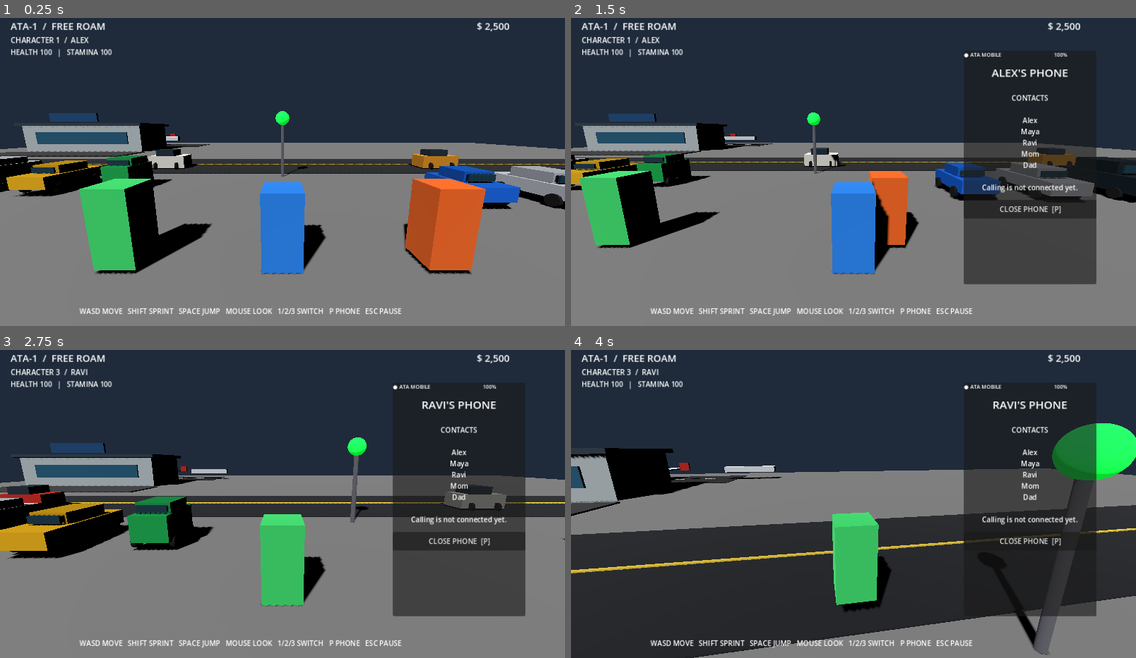
Above: before the commit, frames 1-4 (two rows, left to right).
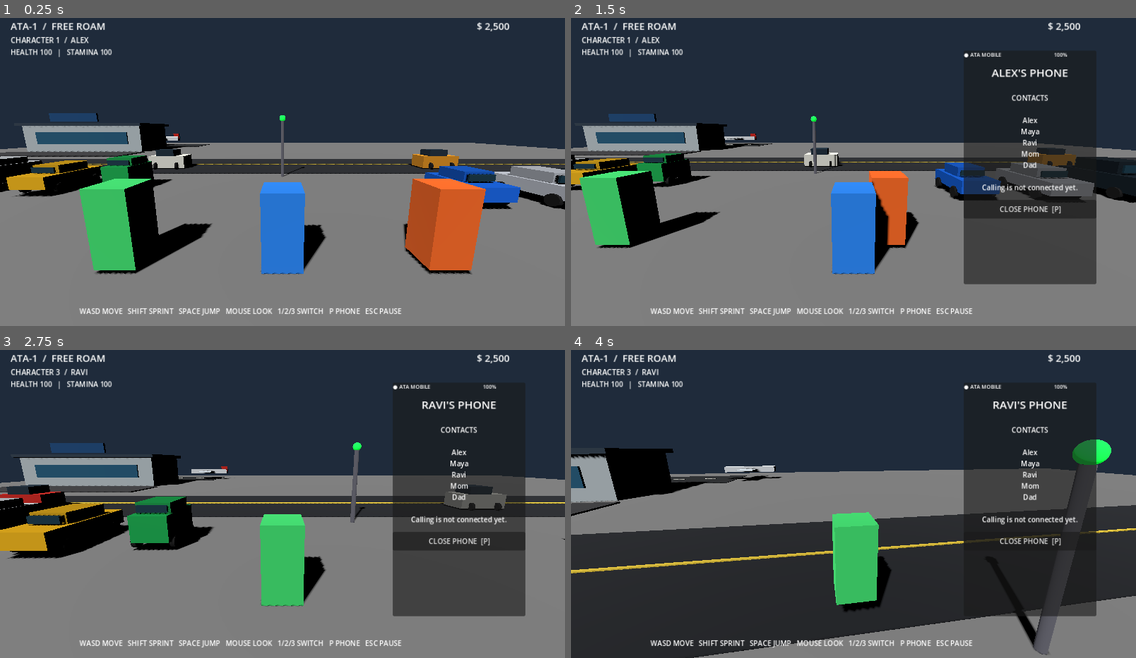
Above: after the commit, the same moments.

Repository: anirudhadebbarma031214-commits/ATA-1
Game: Godot game, scene res://scenes/main.tscn
Two runs of this game, one before a commit and one after it. Both use one fixed random seed, a clock stepped at 60 frames per second and the inputs below.
Inputs (mouse positions are in pixels of both pictures, inside the frame that each line leads up to):
- Up to frame 1 (0.25 s): no input
- Up to frame 2 (1.5 s): tap Enter at 0.5 s; move the mouse to (977, 150) at 0.52 s; hold D 0.53-1.28 s; tap P at 0.6 s; click (977, 150) at 0.67 s; tap Space at 0.77 s; move the mouse to (740, 184) at 1.27 s; hold S from 1.28 s (still down); tap 1 at 1.35 s
- Up to frame 3 (2.75 s): tap Space at 1.52 s; move the mouse to (293, 494) at 2.02 s; release S at 2.03 s; hold W from 2.03 s (still down); tap 3 at 2.1 s
- Up to frame 4 (4 s): keep holding W; move the mouse to (847, 504) at 2.77 s; tap 0 at 2.85 s; tap Space at 3.02, 3.77 s; move the mouse to (893, 504) at 3.52 s; hold Shift from 3.53 s (still down)

The runs differ from the first frame. In frame 1, 0.1% of the frame differs, in the area x 29-55%, y 30-49%; in frame 2, 0.1%; in frame 3, 0.2%; in frame 4, 1.9%, in the area x 17-100%, y 23-43%.

Commit message:
Improve vehicle controls and animate full aircraft and train placeholders

Diff:
--- a/scripts/transport_gameplay.gd
+++ b/scripts/transport_gameplay.gd
@@ -8,8 +8,10 @@
 var drive_speed := 0.0
 var steering := 0.0
 var traffic_lights: Array[Dictionary] = []
-var flight_plane: Node3D
-var train: Node3D
+var flight_parts: Array[Node3D] = []
+var train_parts: Array[Node3D] = []
+var flight_start_x: float = -17.0
+var train_start_x: float = -15.0
 var signal_timer := 0.0
 var signal_green := true
 var notice_label: Label
@@ -33,14 +35,14 @@
 		_update_signal_lights()
 	if driving:
 		_drive_update(delta)
-	if flight_plane:
-		flight_plane.position.x += delta * 3.0
-		if flight_plane.position.x > 17.0:
-			flight_plane.position.x = -17.0
-	if train:
-		train.position.x += delta * 1.6
-		if train.position.x > 15.0:
-			train.position.x = -15.0
+	for part in flight_parts:
+		part.position.x += delta * 3.0
+		if part.position.x > 17.0:
+			part.position.x = -17.0
+	for part in train_parts:
+		part.position.x += delta * 1.6
+		if part.position.x > 15.0:
+			part.position.x = -15.0
 
 func _unhandled_input(event: InputEvent) -> void:
 	if event is InputEventKey and event.pressed and not event.echo and event.keycode == KEY_E:
@@ -90,12 +92,12 @@
 	if not active_vehicle or not player:
 		driving = false
 		return
-	var forward_input := Input.get_action_strength("move_forward") - Input.get_action_strength("move_backward")
+	var forward_input := 0.0
 	if Input.is_key_pressed(KEY_W) or Input.is_key_pressed(KEY_UP):
 		forward_input = 1.0
 	elif Input.is_key_pressed(KEY_S) or Input.is_key_pressed(KEY_DOWN):
 		forward_input = -1.0
-	var steer_input := Input.get_action_strength("move_right") - Input.get_action_strength("move_left")
+	var steer_input := 0.0
 	if Input.is_key_pressed(KEY_A) or Input.is_key_pressed(KEY_LEFT):
 		steer_input = -1.0
 	elif Input.is_key_pressed(KEY_D) or Input.is_key_pressed(KEY_RIGHT):
@@ -143,8 +145,8 @@
 		add_child(pole)
 		var lamp := MeshInstance3D.new()
 		var lamp_mesh := SphereMesh.new()
-		lamp_mesh.radius = 0.48
-		lamp_mesh.height = 0.96
+		lamp_mesh.radius = 0.22
+		lamp_mesh.height = 0.44
 		lamp.mesh = lamp_mesh
 		lamp.position = Vector3(0, 4.2, road_z + 5.0)
 		lamp.material_override = _mat(Color(0.05, 0.85, 0.2) if signal_green else Color(0.9, 0.05, 0.03))
@@ -162,10 +164,15 @@
 		return
 	var airport := hubs.get_node_or_null("AgartalaAirport")
 	if airport:
-		flight_plane = airport.get_node_or_null("ParkedAircraftBody")
+		for part_name in ["ParkedAircraftBody", "AircraftWing", "AircraftTail"]:
+			var part := airport.get_node_or_null(part_name) as Node3D
+			if part:
+				flight_parts.append(part)
 	var station := hubs.get_node_or_null("AgartalaRailwayStation")
 	if station:
-		train = station.get_node_or_null("TrainEngine")
+		for child in station.get_children():
+			if child is Node3D and (str(child.name).begins_with("Train") or str(child.name).begins_with("CoachWindows")):
+				train_parts.append(child)
 
 func _mat(color: Color) -> StandardMaterial3D:
 	var material := StandardMaterial3D.new()
